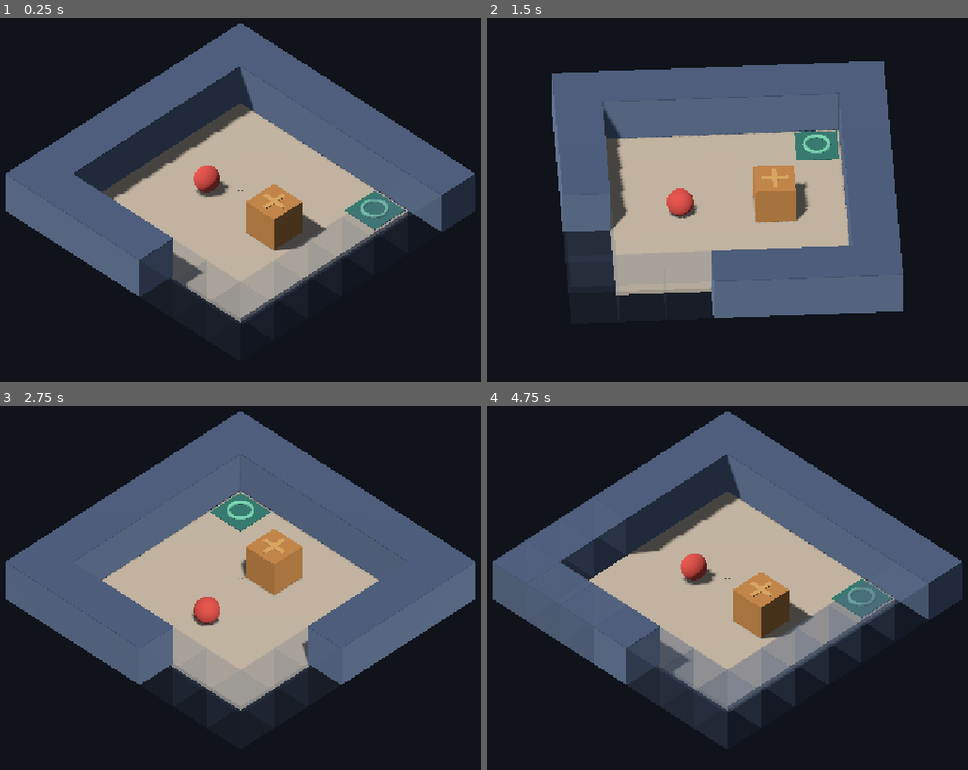
Above: before the commit, frames 1-4 (two rows, left to right).
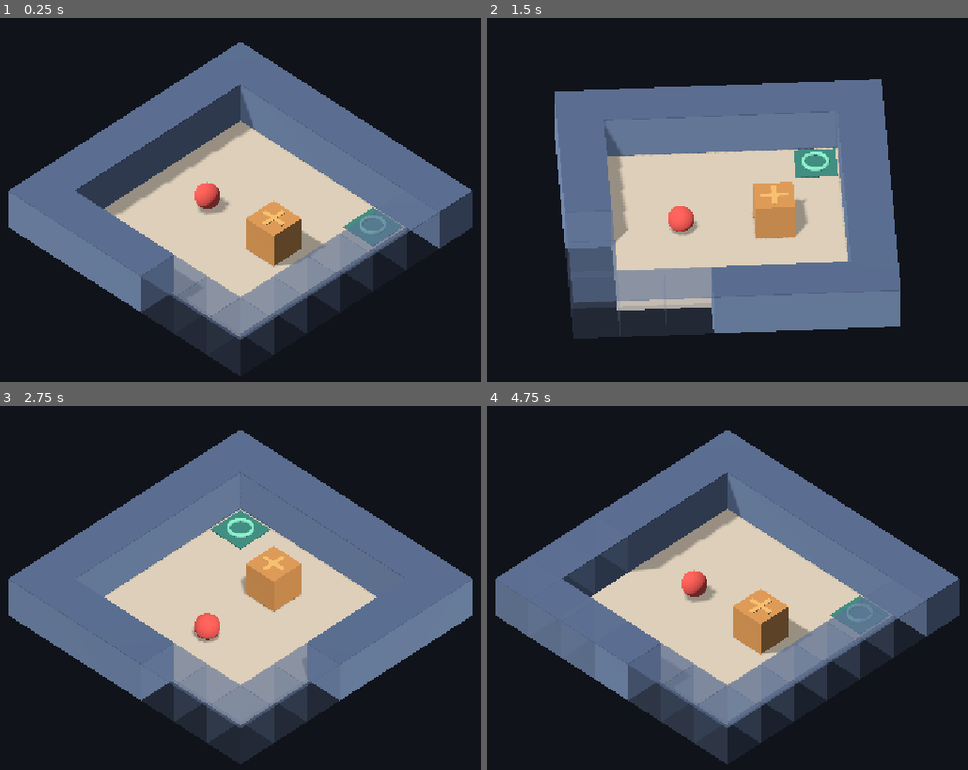
Above: after the commit, the same moments.

Repository: yinhaox/sokoban-3d
Game: Godot game, scene res://scenes/main.tscn
Same seed, same stepped clock (60 frames per second), same inputs: the game is played once before the commit and once after it.
Inputs (mouse positions are in pixels of both pictures, inside the frame that each line leads up to):
- Up to frame 1 (0.25 s): no input
- Up to frame 2 (1.5 s): tap Enter at 0.5 s; move the mouse to (891, 189) at 0.52 s; tap Q at 0.6 s; click (891, 189) at 0.67 s; move the mouse to (578, 232) at 1.27 s; tap E at 1.35 s; click (578, 232) at 1.42 s
- Up to frame 3 (2.75 s): move the mouse to (317, 504) at 2.02 s; tap Q at 2.1 s; click (317, 504) at 2.17 s
- Up to frame 4 (4.75 s): move the mouse to (689, 682) at 2.77 s; tap E at 2.85, 4.35 s; click (689, 682) at 2.92 s; move the mouse to (953, 660) at 3.52 s; tap Q at 3.6 s; click (953, 660) at 3.67 s; move the mouse to (501, 537) at 4.27 s; click (501, 537) at 4.42 s

The runs differ from the first frame. In frame 1, 32% of the frame differs, in the area x 1-99%, y 1-99%; in frame 2, 29%; in frame 3, 32%; in frame 4, 33%.

Commit message:
bug: centre the room framing and keep faded walls translucent
CameraRig.frame_room() now returns the camera offset that centres the room's projected bounding box, so the whole floor and all four border walls sit in the middle of the viewport at every quarter turn and any level size. BoardBuilder.room_bounds() supplies the box.

A faded wall keeps its sides at occlusion_alpha (0.22) but its top cap at OCCLUSION_CAP_ALPHA (0.55), so a border wall reads as a translucent wall with an outline instead of vanishing and leaving the goal plate outside the room. Lighting moves to key 0.45 / ambient 0.35 with shadow_blur 2.0 and shadow_opacity 0.8 for soft contact shadows.

Two regression groups in tests/run_tests.gd cover the centring fit and the fade outline. Evidence: production/qa/evidence/camera-framing/index.md.

Diff:
--- a/scenes/main.tscn
+++ b/scenes/main.tscn
@@ -9,7 +9,7 @@
 background_color = Color(0.0627451, 0.0745098, 0.101961, 1)
 ambient_light_source = 2
 ambient_light_color = Color(0.75, 0.8, 0.9, 1)
-ambient_light_energy = 0.2
+ambient_light_energy = 0.35
 
 [node name="Main" type="Node3D"]
 script = ExtResource("1_main")
@@ -19,8 +19,10 @@
 
 [node name="DirectionalLight3D" type="DirectionalLight3D" parent="."]
 rotation_degrees = Vector3(-55, -35, 0)
-light_energy = 0.4
+light_energy = 0.45
 shadow_enabled = true
+shadow_blur = 2.0
+shadow_opacity = 0.8
 directional_shadow_max_distance = 30.0
 
 [node name="Board" type="Node3D" parent="."]
--- a/src/game/board_builder.gd
+++ b/src/game/board_builder.gd
@@ -36,6 +36,9 @@
 const RING_INNER_RADIUS := 0.22
 const RING_OUTER_RADIUS := 0.30
 const PLATE_SIZE_RATIO := 0.90
+## Alpha a faded wall's top cap keeps, so a faded border wall still draws an
+## outline instead of disappearing (issue #9).
+const OCCLUSION_CAP_ALPHA := 0.55
 
 @export var wall_height: float = 1.0
 @export var floor_thickness: float = 0.1
@@ -169,9 +172,34 @@
 	return cell_to_world(cell, _columns, _rows)
 
 
+## Axis-aligned bound of the whole room in this node's local space: the outer
+## faces of the border walls, from the underside of the floor slab to the top of
+## the wall cap. The camera rig frames this box.
+func room_bounds() -> AABB:
+	var half_width := float(_columns) * CELL_SIZE * 0.5
+	var half_depth := float(_rows) * CELL_SIZE * 0.5
+	var top := wall_height + CAP_HEIGHT
+	return AABB(
+		Vector3(-half_width, -floor_thickness, -half_depth),
+		Vector3(half_width * 2.0, top + floor_thickness, half_depth * 2.0)
+	)
+
+
+## Alpha of a wall's side faces while it is faded.
+static func fade_side_alpha(alpha: float) -> float:
+	return clampf(alpha, 0.0, 1.0)
+
+
+## Alpha of a faded wall's top cap: the same fade as the sides, but never below
+## `OCCLUSION_CAP_ALPHA`, so a faded border wall keeps its outline.
+static func fade_cap_alpha(alpha: float) -> float:
+	return clampf(maxf(alpha, OCCLUSION_CAP_ALPHA), 0.0, 1.0)
+
+
 ## Fades the given wall cells to `alpha` and restores every other wall. The fade
 ## uses the per-wall transparent material variant, so a faded wall casts no
-## shadow and cannot block a target cell.
+## shadow and cannot block a target cell. The top cap keeps
+## `OCCLUSION_CAP_ALPHA`, so a faded border wall still draws its outline.
 func apply_wall_fade(occluded_cells: Array[Vector2i], alpha: float, seconds: float) -> void:
 	var wanted := {}
 	for cell in occluded_cells:
@@ -202,12 +230,14 @@
 		cap.material_override = top_material
 		_set_shadow_casting(side, false)
 		_set_shadow_casting(cap, false)
+		var side_alpha := fade_side_alpha(alpha)
+		var cap_alpha := fade_cap_alpha(alpha)
 		var fade := create_tween().set_parallel(true)
 		fade.tween_method(
-			_set_material_alpha.bind(side_material), side_material.albedo_color.a, alpha, seconds
+			_set_material_alpha.bind(side_material), side_material.albedo_color.a, side_alpha, seconds
 		)
 		fade.tween_method(
-			_set_material_alpha.bind(top_material), top_material.albedo_color.a, alpha, seconds
+			_set_material_alpha.bind(top_material), top_material.albedo_color.a, cap_alpha, seconds
 		)
 		_wall_tweens[cell] = fade
 		return
--- a/src/game/camera_rig.gd
+++ b/src/game/camera_rig.gd
@@ -3,11 +3,13 @@
 
 ## Isometric camera rig for the 3D room, per design/camera-and-presentation.md.
 ##
-## The rig orbits the level centre on a fixed pitch. `Q` and `E` snap the yaw by
-## a quarter turn, the mouse wheel changes the orthographic zoom inside its
-## bounds, and `update_occlusion()` fades the walls between the camera and the
-## player, a crate or a goal plate. The camera never free-orbits and the pitch is
-## not player-adjustable in 1.0.
+## The rig orbits the level centre on a fixed pitch and frames the room's
+## bounding box, so the whole floor and all four border walls are centred in the
+## viewport at any level size. `Q` and `E` snap the yaw by a quarter turn, the
+## mouse wheel changes the orthographic zoom inside its bounds, and
+## `update_occlusion()` fades the walls between the camera and the player, a
+## crate or a goal plate. The camera never free-orbits and the pitch is not
+## player-adjustable in 1.0.
 
 const LevelDataScript = preload("res://src/logic/level_data.gd")
 const BoardBuilderScript = preload("res://src/game/board_builder.gd")
@@ -34,7 +36,7 @@
 @export var fill_ratio: float = 0.8
 @export var size_min: float = 6.0
 @export var size_max: float = 18.0
-@export var occlusion_alpha: float = 0.12
+@export var occlusion_alpha: float = 0.22
 @export var occlusion_seconds: float = 0.12
 @export var camera_distance: float = 20.0
 
@@ -59,11 +61,21 @@
 	_zoom = 1.0
 	position = BoardBuilderScript.level_centre(level)
 	rotation = Vector3(0.0, deg_to_rad(_current_yaw()), 0.0)
-	_fitted_size = _fit_size(_current_yaw())
-	_camera.position = _camera_local_offset()
 	_camera.rotation = Vector3(-deg_to_rad(clamp_pitch_degrees(pitch_degrees)), 0.0, 0.0)
-	_camera.size = _fitted_size
+	_apply_framing(_current_yaw(), false)
 	_camera.current = true
+	update_occlusion()
+
+
+## Selects one of the four snap states without animating. The capture path uses
+## it to screenshot every quarter turn; a normal boot leaves the state at 0.
+func set_quarter_turns(turns: int) -> void:
+	if _level == null or _board == null:
+		return
+	_quarter_turns = posmod(turns, 4)
+	_zoom = 1.0
+	rotation = Vector3(0.0, deg_to_rad(_current_yaw()), 0.0)
+	_apply_framing(_current_yaw(), false)
 	update_occlusion()
 
 
@@ -163,32 +175,82 @@
 	size_minimum: float,
 	size_maximum: float
 ) -> float:
-	if corners.is_empty():
-		return size_minimum
-	var yaw := deg_to_rad(yaw_degrees)
+	var framing := frame_room(
+		corners,
+		yaw_degrees,
+		pitch_degrees,
+		aspect,
+		fill_ratio_value,
+		size_minimum,
+		size_maximum,
+		Vector3.ZERO
+	)
+	return framing["size"]
+
+
+## View-plane coordinates of `point` for a camera at `camera_local`. `point` uses
+## the room's world axes and `camera_local` is the camera position inside the
+## rig, so the rig yaw is applied here. X runs along the camera's right axis and
+## Y along its up axis.
+static func view_point(
+	point: Vector3, camera_local: Vector3, yaw_degrees: float, pitch_degrees: float
+) -> Vector2:
 	var pitch := deg_to_rad(clamp_pitch_degrees(pitch_degrees))
-	var offset := Vector3(sin(yaw), 0.0, cos(yaw))
-	var forward := Vector3(
-		-cos(pitch) * offset.x, -sin(pitch), -cos(pitch) * offset.z
-	)
-	var right := Vector3(cos(yaw), 0.0, -sin(yaw))
-	var up := right.cross(forward)
-	var min_right := INF
-	var max_right := -INF
-	var min_up := INF
-	var max_up := -INF
-	for corner in corners:
-		var projected_right := corner.dot(right)
-		var projected_up := corner.dot(up)
-		min_right = minf(min_right, projected_right)
-		max_right = maxf(max_right, projected_right)
-		min_up = minf(min_up, projected_up)
-		max_up = maxf(max_up, projected_up)
+	var offset := point.rotated(Vector3.UP, -deg_to_rad(yaw_degrees)) - camera_local
+	return Vector2(offset.x, offset.y * cos(pitch) - offset.z * sin(pitch))
+
+
+## Distance of `point` in front of the camera along the view direction. A
+## positive value means the camera's placement covers the point instead of
+## leaving it behind the near plane.
+static func view_depth(
+	point: Vector3, camera_local: Vector3, yaw_degrees: float, pitch_degrees: float
+) -> float:
+	var pitch := deg_to_rad(clamp_pitch_degrees(pitch_degrees))
+	var offset := point.rotated(Vector3.UP, -deg_to_rad(yaw_degrees)) - camera_local
+	return -offset.y * sin(pitch) - offset.z * cos(pitch)
+
+
+## Camera position inside the rig that brings a view-plane offset to the middle
+## of the viewport. Inverse of `view_point()` for a camera-local offset.
+static func view_offset_to_camera_local(view_offset: Vector2, pitch_degrees: float) -> Vector3:
+	var pitch := deg_to_rad(clamp_pitch_degrees(pitch_degrees))
+	return Vector3(view_offset.x, view_offset.y * cos(pitch), -view_offset.y * sin(pitch))
+
+
+## Frames the room's bounding box in the orthographic view. Returns
+## `{"size": float, "camera_local": Vector3}`: the projection size and the
+## camera position inside the rig that centre the projected room in the viewport
+## and leave `fill_ratio_value` of the limiting axis as margin.
+static func frame_room(
+	room_corners: Array[Vector3],
+	yaw_degrees: float,
+	pitch_degrees: float,
+	aspect: float,
+	fill_ratio_value: float,
+	size_minimum: float,
+	size_maximum: float,
+	base_camera_local: Vector3
+) -> Dictionary:
+	if room_corners.is_empty():
+		return {"size": size_minimum, "camera_local": base_camera_local}
+	var min_view := Vector2(INF, INF)
+	var max_view := Vector2(-INF, -INF)
+	for corner: Vector3 in room_corners:
+		var view := view_point(corner, base_camera_local, yaw_degrees, pitch_degrees)
+		min_view = Vector2(minf(min_view.x, view.x), minf(min_view.y, view.y))
+		max_view = Vector2(maxf(max_view.x, view.x), maxf(max_view.y, view.y))
 	var safe_aspect := maxf(aspect, MIN_ASPECT)
-	var vertical_span := max_up - min_up
-	var horizontal_span := max_right - min_right
+	var horizontal_span := max_view.x - min_view.x
+	var vertical_span := max_view.y - min_view.y
 	var fitted := maxf(vertical_span, horizontal_span / safe_aspect) / maxf(fill_ratio_value, MIN_ASPECT)
-	return clampf(fitted, size_minimum, size_maximum)
+	var view_centre := (min_view + max_view) * 0.5
+	return {
+		"size": clampf(fitted, size_minimum, size_maximum),
+		"camera_local": base_camera_local + view_offset_to_camera_local(
+			view_centre, pitch_degrees
+		),
+	}
 
 
 ## Grid cells crossed by the XZ projection of the segment from `from` to `to`,
@@ -269,11 +331,13 @@
 	if _zoom_tween != null and _zoom_tween.is_valid():
 		_zoom_tween.kill()
 	var target_yaw := _current_yaw()
-	_fitted_size = _fit_size(target_yaw)
-	_camera.size = _fitted_size
+	var camera_local := _apply_framing(target_yaw, true)
 	_rotate_tween = create_tween()
 	_rotate_tween.tween_property(
 		self, "rotation:y", deg_to_rad(target_yaw), rotate_seconds
+	).set_trans(Tween.TRANS_SINE).set_ease(Tween.EASE_IN_OUT)
+	_rotate_tween.parallel().tween_property(
+		_camera, "position", camera_local, rotate_seconds
 	).set_trans(Tween.TRANS_SINE).set_ease(Tween.EASE_IN_OUT)
 	_rotate_tween.finished.connect(_on_rotation_finished)
 
@@ -301,22 +365,39 @@
 	return Vector3(sin(yaw), 0.0, cos(yaw))
 
 
-func _fit_size(target_yaw: float) -> float:
-	var half_width := float(_level.columns) * BoardBuilderScript.CELL_SIZE * 0.5
-	var half_depth := float(_level.rows) * BoardBuilderScript.CELL_SIZE * 0.5
-	var corners: Array[Vector3] = []
-	for x in [-half_width, half_width]:
-		for y in [0.0, _board.wall_height]:
-			for z in [-half_depth, half_depth]:
-				corners.append(Vector3(x, y, z))
-	var viewport_size := get_viewport().get_visible_rect().size
-	var aspect := viewport_size.x / maxf(viewport_size.y, 1.0)
-	return fit_orthogonal_size(
-		corners,
+## Places the camera so the room's bounding box is centred in the viewport and
+## fills `fill_ratio` of the limiting axis. Returns the camera position inside
+## the rig so a rotation can tween towards it.
+func _apply_framing(target_yaw: float, animate: bool) -> Vector3:
+	var framing := frame_room(
+		_room_corners(),
 		target_yaw,
-		clamp_pitch_degrees(pitch_degrees),
-		aspect,
+		pitch_degrees,
+		_viewport_aspect(),
 		fill_ratio,
 		size_min,
-		size_max
+		size_max,
+		_camera_local_offset()
 	)
+	_fitted_size = framing["size"]
+	var camera_local: Vector3 = framing["camera_local"]
+	_camera.size = _fitted_size
+	if not animate:
+		_camera.position = camera_local
+	return camera_local
+
+
+## The eight corners of the room's bounding box, relative to the rig position.
+func _room_corners() -> Array[Vector3]:
+	var bounds := _board.room_bounds()
+	var corners: Array[Vector3] = []
+	for x: float in [bounds.position.x, bounds.end.x]:
+		for y: float in [bounds.position.y, bounds.end.y]:
+			for z: float in [bounds.position.z, bounds.end.z]:
+				corners.append(Vector3(x, y, z) - position)
+	return corners
+
+
+func _viewport_aspect() -> float:
+	var viewport_size := get_viewport().get_visible_rect().size
+	return viewport_size.x / maxf(viewport_size.y, 1.0)
--- a/src/main.gd
+++ b/src/main.gd
@@ -12,6 +12,11 @@
 
 const DEFAULT_LEVEL_PATH := "res://assets/data/levels/level-001.json"
 
+## Optional capture aid: an integer 1..3 in this environment variable boots the
+## room at that quarter turn, so `capture_command` can screenshot every snap
+## state. Unset, the room boots at the default yaw.
+const CAPTURE_QUARTER_TURNS_ENV := "STUDIO_CAPTURE_QUARTER_TURNS"
+
 @export_file("*.json") var level_path: String = DEFAULT_LEVEL_PATH
 
 @onready var _board: BoardBuilderScript = $Board as BoardBuilderScript
@@ -24,6 +29,17 @@
 		return
 	_board.build(level)
 	_camera_rig.setup(level, _board)
+	var turns := capture_quarter_turns()
+	if turns != 0:
+		_camera_rig.set_quarter_turns(turns)
+
+
+## Quarter turn requested by the capture aid, or 0 when it is unset.
+static func capture_quarter_turns() -> int:
+	var raw := OS.get_environment(CAPTURE_QUARTER_TURNS_ENV).strip_edges()
+	if not raw.is_valid_int():
+		return 0
+	return posmod(raw.to_int(), 4)
 
 
 ## Reads and validates one level file. Returns null and logs the reason when the
--- a/tests/run_tests.gd
+++ b/tests/run_tests.gd
@@ -152,6 +152,8 @@
 	_test_level_files()
 	_test_board_builder()
 	_test_camera_rig()
+	_test_camera_framing()
+	_test_wall_fade_outline()
 
 	if _failed == 0:
 		print("PASS: %d checks passed" % _passed)
@@ -778,6 +780,106 @@
 	)
 
 
+func _test_camera_framing() -> void:
+	var aspect := 1152.0 / 648.0
+	var camera_distance := 20.0
+	var base_camera := Vector3(
+		0.0, sin(deg_to_rad(40.0)) * camera_distance, cos(deg_to_rad(40.0)) * camera_distance
+	)
+	var sizes := [[7, 7], [9, 7], [15, 15]]
+	for yaw in [45.0, 135.0, 225.0, 315.0]:
+		for room in sizes:
+			var label := "%dx%d room at yaw %d" % [room[0], room[1], int(yaw)]
+			var corners := _room_corners(room[0], room[1], 1.0)
+			var framing := CameraRigClass.frame_room(
+				corners, yaw, 40.0, aspect, 0.8, 6.0, 18.0, base_camera
+			)
+			var size: float = framing["size"]
+			var camera_local: Vector3 = framing["camera_local"]
+			var min_view := Vector2(INF, INF)
+			var max_view := Vector2(-INF, -INF)
+			var every_corner_in_front := true
+			for corner in corners:
+				var view := CameraRigClass.view_point(corner, camera_local, yaw, 40.0)
+				min_view = Vector2(minf(min_view.x, view.x), minf(min_view.y, view.y))
+				max_view = Vector2(maxf(max_view.x, view.x), maxf(max_view.y, view.y))
+				if CameraRigClass.view_depth(corner, camera_local, yaw, 40.0) <= 0.0:
+					every_corner_in_front = false
+			var horizontal := max_view.x - min_view.x
+			var vertical := max_view.y - min_view.y
+			var centre := (min_view + max_view) * 0.5
+			_check(centre.length() < 0.01, "%s: the projected room is centred in the view" % label)
+			_check(
+				vertical <= size + 0.001,
+				"%s: the whole room height fits the orthographic size" % label
+			)
+			_check(
+				horizontal <= size * aspect + 0.001,
+				"%s: the whole room width fits the orthographic size" % label
+			)
+			_check(every_corner_in_front, "%s: every room corner is in front of the camera" % label)
+			_check(
+				maxf(vertical, horizontal / aspect) >= size * 0.8 - 0.002,
+				"%s: the room fills its fill ratio of the view" % label
+			)
+
+	# A non-square room must not be framed with a square room's size.
+	var wide: float = CameraRigClass.frame_room(
+		_room_corners(9, 7, 1.0), 45.0, 40.0, aspect, 0.8, 6.0, 18.0, base_camera
+	)["size"]
+	var square: float = CameraRigClass.frame_room(
+		_room_corners(7, 7, 1.0), 45.0, 40.0, aspect, 0.8, 6.0, 18.0, base_camera
+	)["size"]
+	_check(wide > square, "a 9x7 room is framed larger than a 7x7 room")
+
+
+func _room_corners(columns: int, rows: int, wall_height: float) -> Array[Vector3]:
+	var half_width := float(columns) * BoardBuilderClass.CELL_SIZE * 0.5
+	var half_depth := float(rows) * BoardBuilderClass.CELL_SIZE * 0.5
+	var corners: Array[Vector3] = []
+	for x in [-half_width, half_width]:
+		for y in [0.0, wall_height]:
+			for z in [-half_depth, half_depth]:
+				corners.append(Vector3(x, y, z))
+	return corners
+
+
+func _test_wall_fade_outline() -> void:
+	var faded_side := BoardBuilderClass.fade_side_alpha(0.22)
+	var faded_cap := BoardBuilderClass.fade_cap_alpha(0.22)
+	_check(faded_side > 0.0, "a faded wall keeps some alpha instead of vanishing")
+	_check(faded_side < 0.5, "a faded wall stays semi-transparent")
+	_check(faded_cap > faded_side, "a faded wall's top cap stays more opaque than its sides")
+	_check(
+		faded_cap >= 0.3 and faded_cap < 1.0,
+		"a faded border wall keeps a visible outline in its top cap"
+	)
+	_check(BoardBuilderClass.fade_cap_alpha(1.0) == 1.0, "an opaque wall keeps an opaque cap")
+	_check(BoardBuilderClass.fade_cap_alpha(0.0) > 0.0, "even a full fade keeps the wall outline")
+
+	var level := _make_level(BASIC_TILES)
+	var board := BoardBuilderClass.new()
+	board.build(level)
+	var bounds := board.room_bounds()
+	_check(
+		is_equal_approx(bounds.position.x, -3.5) and is_equal_approx(bounds.position.z, -3.5),
+		"the room bounds start at the outer face of the border walls"
+	)
+	_check(
+		is_equal_approx(bounds.size.x, 7.0) and is_equal_approx(bounds.size.z, 7.0),
+		"the room bounds cover the whole 7x7 footprint"
+	)
+	_check(
+		is_equal_approx(bounds.position.y, -board.floor_thickness),
+		"the room bounds include the floor slab"
+	)
+	_check(
+		is_equal_approx(bounds.end.y, board.wall_height + BoardBuilderClass.CAP_HEIGHT),
+		"the room bounds reach the top of the wall cap"
+	)
+	board.free()
+
+
 func _level_dictionary(tiles: Array, overrides: Dictionary = {}) -> Dictionary:
 	var data := {
 		"id": "level-900",
Binary file added: production/qa/evidence/camera-framing/after.png
Binary file added: production/qa/evidence/camera-framing/before.png
Binary file added: production/qa/evidence/camera-framing/run-after.png
Binary file added: production/qa/evidence/camera-framing/view-135.png
Binary file added: production/qa/evidence/camera-framing/view-225.png
Binary file added: production/qa/evidence/camera-framing/view-315.png
Not shown, added: production/qa/evidence/camera-framing/angle-capture.log
Not shown, added: production/qa/evidence/camera-framing/capture-after.log
Not shown, added: production/qa/evidence/camera-framing/capture-before.log
Not shown, added: production/qa/evidence/camera-framing/check.log
Not shown, added: production/qa/evidence/camera-framing/index.md
Not shown, added: production/qa/evidence/camera-framing/regression-after.log
(and 4 more such lines)
